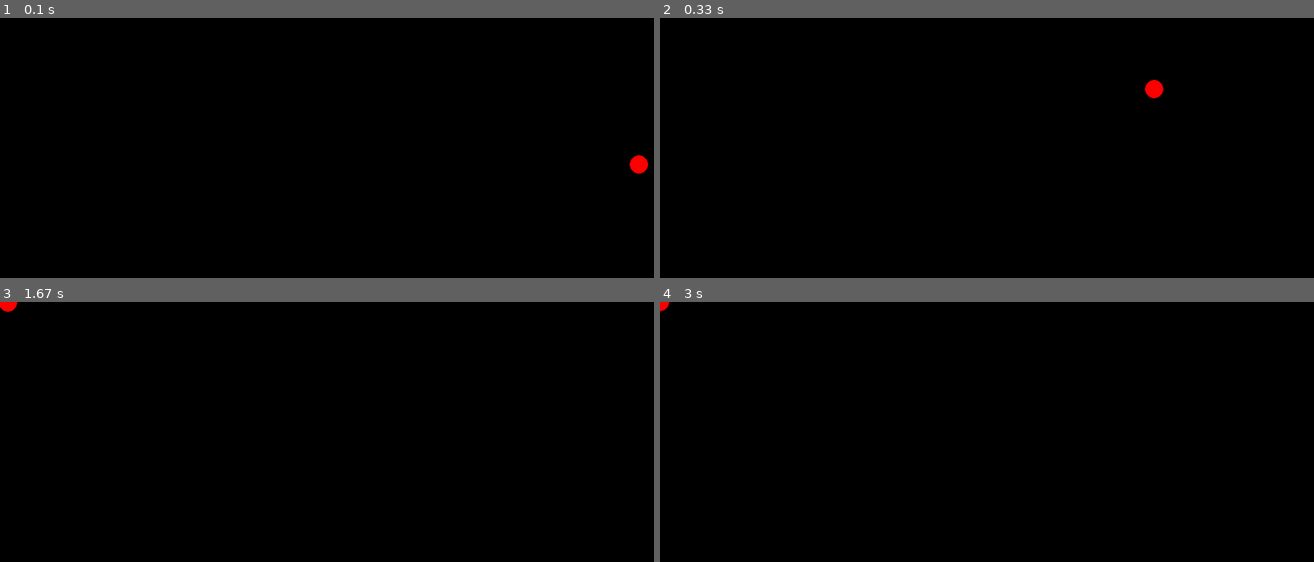
Above: before the commit, frames 1-4 (two rows, left to right).
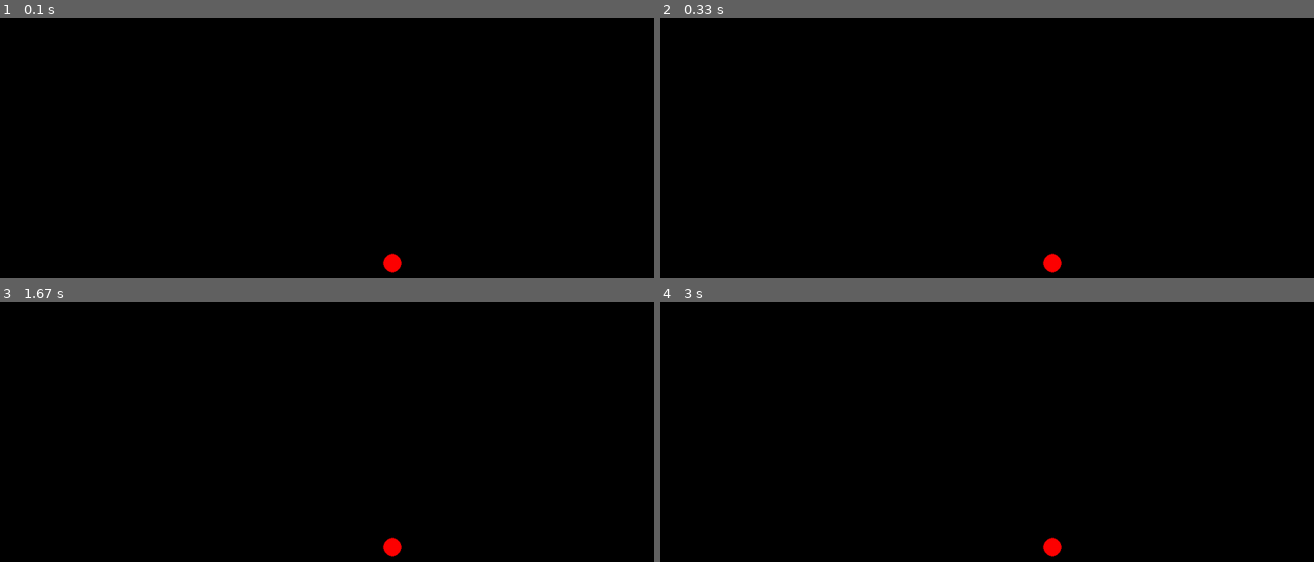
Above: after the commit, the same moments.

Repository: Lived-Experience/ptf-2022-hackathon
Game: pygame game, started from src/ember_toys_around.py
The game is run twice, just before and just after one commit, with the same random seed, the same clock (stepped at 60 frames per second) and the same inputs.
Inputs:
- Up to frame 1 (0.1 s): no input
- Up to frame 2 (0.33 s): no input
- Up to frame 3 (1.67 s): no input
- Up to frame 4 (3 s): no input

The runs differ from the first frame. In frame 1, 0.3% of the frame differs, in the area x 58-100%, y 52-98%; in frame 2, 0.3%; in frame 3, 0.2%; in frame 4, 0.2%.

Commit message:
some steps

Diff:
--- a/src/main.py
+++ b/src/main.py
@@ -12,7 +12,8 @@
 
 def main():
     gs = GameSimulation(viewer.CliViewer())
-    gs.update()
+    while True:
+        gs.update()
     cis.exit()
 
 ####################
--- /dev/null
+++ b/src/relationships.py
@@ -0,0 +1,4 @@
+
+class NPC:
+    def current_opinion(self):
+        return "I am pro-trans!"
--- a/src/sim.py
+++ b/src/sim.py
@@ -27,21 +27,7 @@
     self.vel = (0.05,-0.05)
 
   def update(self):
-    (x, y) = self.center
-    (dx,dy) = self.vel
-    nx, clamped = clamp(x+x*dx, 0, WIDTH)
-    if clamped:
-      dx = -dx
-
-    ny, clamped2 = clamp(y+y*dy, 0, HEIGHT)
-    if clamped2:
-      dy = -dy
-
-    (dx,dy) = (random.uniform(dx - dx * self.drift_rate, dx + dx * self.drift_rate), random.uniform(dy - dy * self.drift_rate, dy + dy * self.drift_rate))
-    dx, _ = clamp(dx, -0.3,0.3)
-    dy, _ = clamp(dy, -0.3,0.3)
-    self.vel = (dx,dy)
-    self.center = (nx,ny)
+    pass
 
   def draw(self, surface):
     pygame.draw.circle(surface, color= (255,0,0), center= self.center, radius= 15)
Not shown, added: src/main.js
